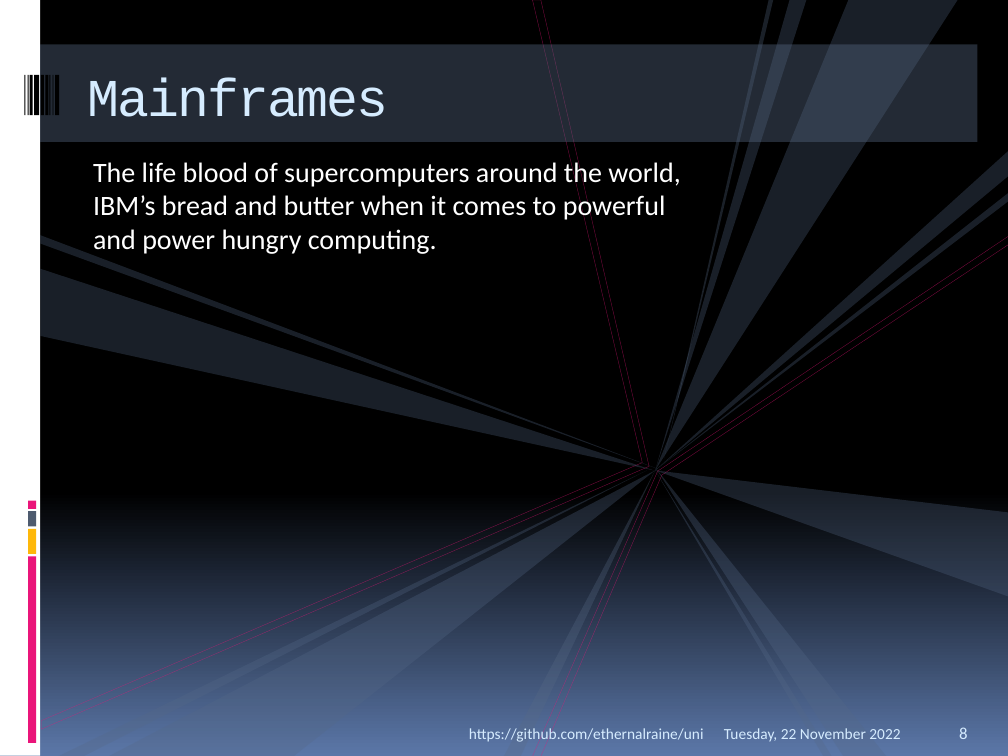
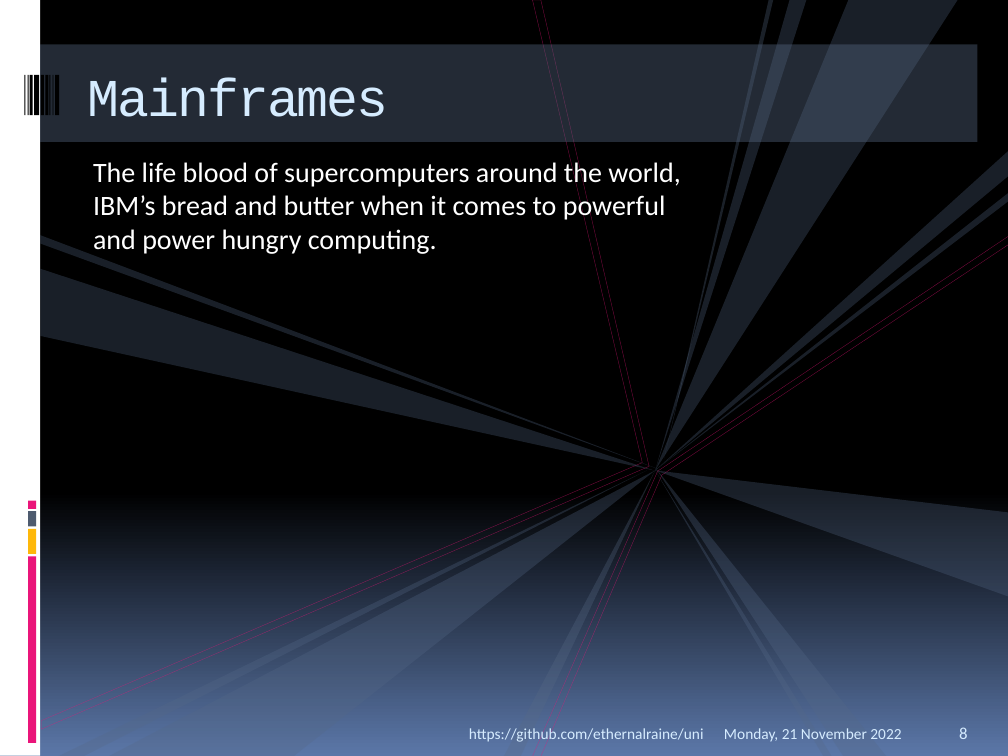
Before and after one commit to EthernalRaine/uni, a slide deck: slide 8 of presentations/IBM/Zero Downtime.pptx. Drawn at 1008x756 pixels with LibreOffice and Linux fonts; fonts in the diff are those of the drawing. Boxes give left, top, right and bottom in pixels: in the first picture for what was removed or moved away, otherwise in the second. Text is boxed around its words. In the diff, an @@ line names an element or a change of style, - is before the commit and + after.

```diff
--- a/presentations/IBM/Zero Downtime.pptx
+++ b/presentations/IBM/Zero Downtime.pptx
@@ text at (724, 728, 901, 742): text changed @@
-Tuesday, 22 November 2022
+Monday, 21 November 2022
```
Also in this commit, not shown: 14 other slides changed, 2 slides removed.
